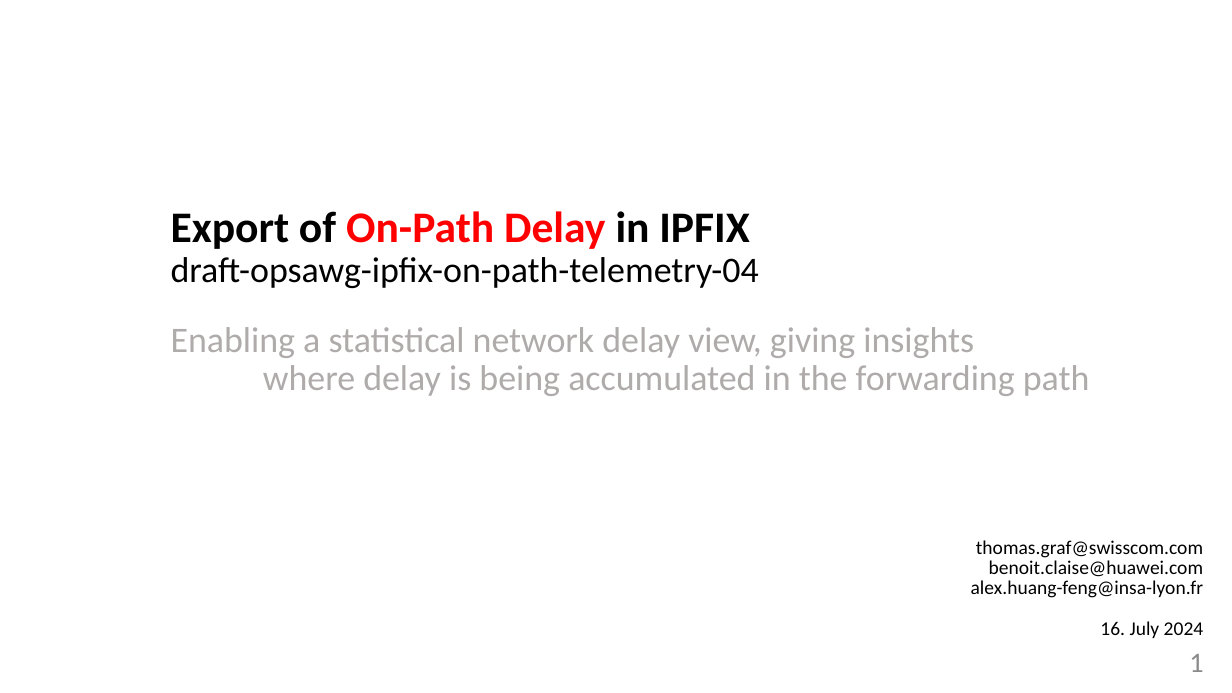
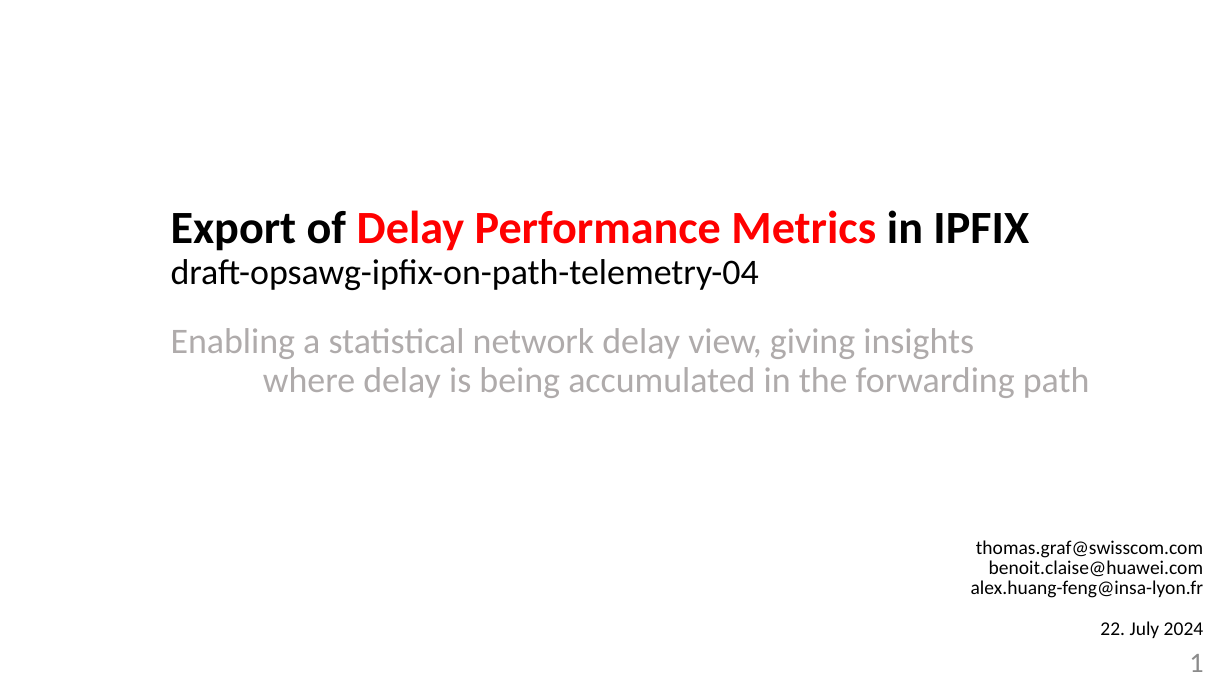
Before and after one commit to network-analytics/ietf-network-analytics-document-status, a slide deck: slide 1 of 120/OPSAWG/draft-opsawg-ipfix-on-path-telemetry.pptx. Drawn at 1232x693 pixels with LibreOffice and Linux fonts; fonts in the diff are those of the drawing. Boxes give left, top, right and bottom in pixels: in the first picture for what was removed or moved away, otherwise in the second. Text is boxed around its words. In the diff, an @@ line names an element or a change of style, - is before the commit and + after.

```diff
--- a/120/OPSAWG/draft-opsawg-ipfix-on-path-telemetry.pptx
+++ b/120/OPSAWG/draft-opsawg-ipfix-on-path-telemetry.pptx
@@ text at box(171, 210, 1029, 290): text changed @@
-Export of On-Path Delay in IPFIX
-draft-opsawg-ipfix-on-path-telemetry-04
+Export of Delay Performance Metrics in IPFIX
+draft-opsawg-ipfix-on-path-telemetry-04
@@ text at box(1100, 621, 1204, 638): text changed @@
-16. July 2024
+22. July 2024
```
Also in this commit, not shown: 1 other slide changed, 1 other file.
